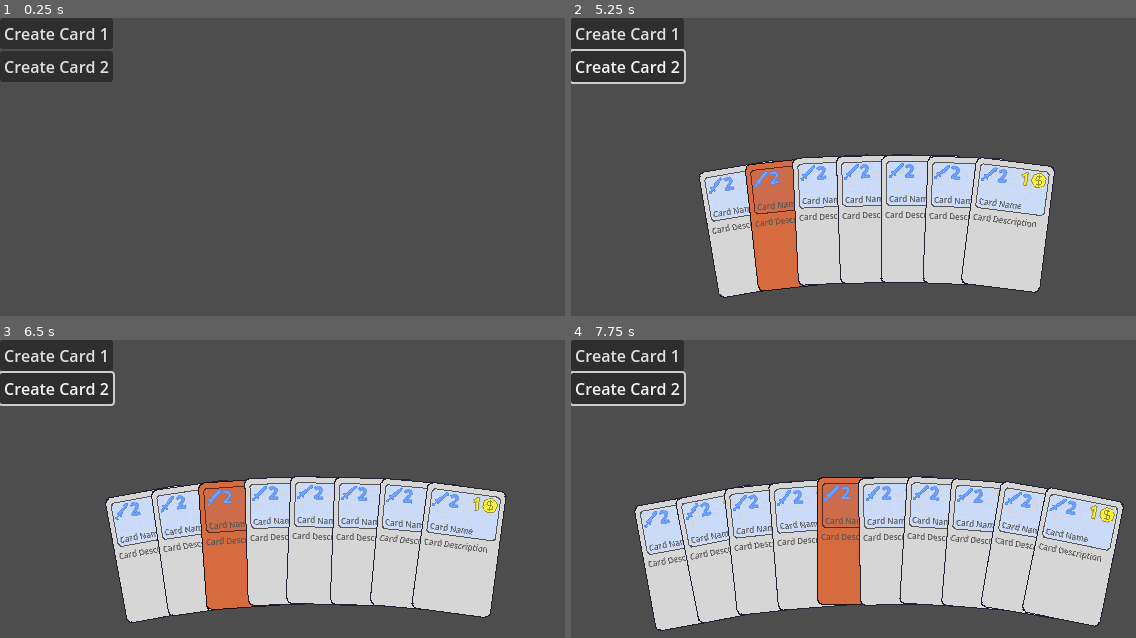
Above: before the commit, frames 1-4 (two rows, left to right).
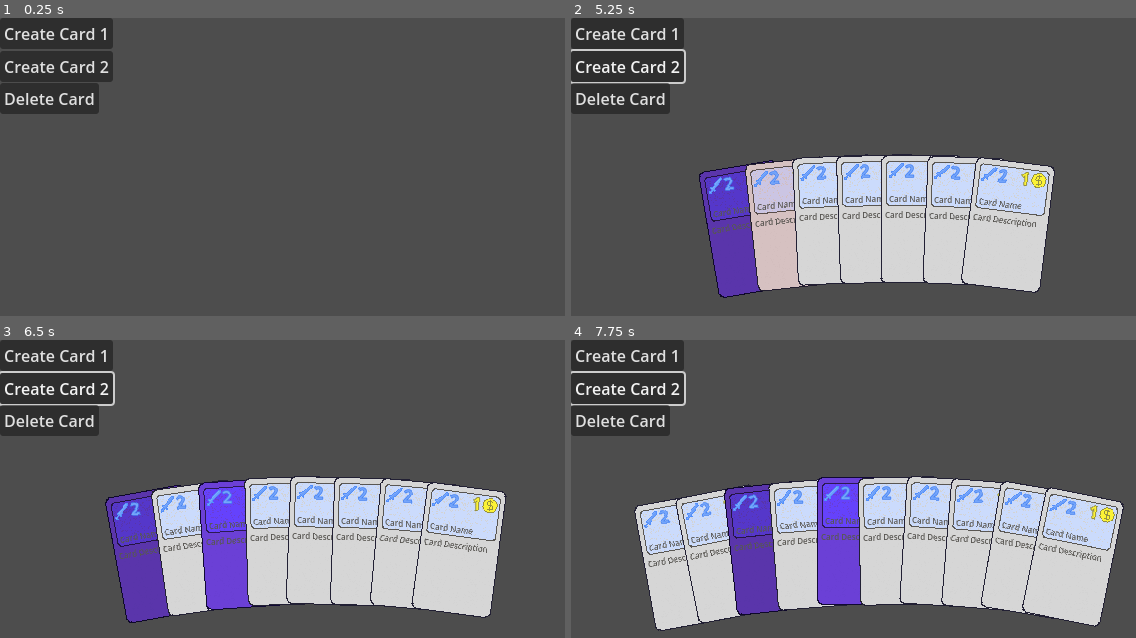
Above: after the commit, the same moments.

Repository: zcbntr/bucinum
Game: Godot game, scene res://scenes/deck_and_hand.tscn
Two runs of this game, one before a commit and one after it. Both use one fixed random seed, a clock stepped at 60 frames per second and the inputs below.
Inputs (mouse positions are in pixels of both pictures, inside the frame that each line leads up to):
- Up to frame 1 (0.25 s): no input
- Up to frame 2 (5.25 s): click "Create Card 1" at 0.5 s; click "Create Card 2" at 1.25 s; click "Create Card 1" at 2 s; click "Create Card 2" at 2.75 s; click "Create Card 1" at 3.5 s; click "Create Card 2" at 4.25 s; tap Enter at 5 s; move the mouse to (768, 226) at 5.02 s; press the mouse at (768, 226) at 5.03 s
- Up to frame 3 (6.5 s): tap Space at 5.75 s; move the mouse to (220, 545) at 5.77 s; release the mouse at (220, 545) at 5.78 s; click (220, 545) at 5.85 s
- Up to frame 4 (7.75 s): tap Enter at 6.5 s; move the mouse to (813, 542) at 6.52 s; press the mouse at (813, 542) at 6.53 s; tap Space at 7.25 s; move the mouse to (836, 542) at 7.27 s; release the mouse at (836, 542) at 7.28 s; click (836, 542) at 7.35 s

The runs differ from the first frame. In frame 1, 1.8% of the frame differs, in the area x 0-18%, y 21-33%; in frame 2, 8.1%; in frame 3, 8.2%, in the area x 0-50%, y 21-95%; in frame 4, 7.9%.

Commit message:
Select and remove cards
- Click through card bug known

Diff:
--- a/scenes/deck_and_hand.tscn
+++ b/scenes/deck_and_hand.tscn
@@ -23,5 +23,12 @@
 offset_bottom = 64.0
 text = "Create Card 2"
 
+[node name="DeleteCardButton" type="Button" parent="."]
+offset_top = 65.0
+offset_right = 99.0
+offset_bottom = 96.0
+text = "Delete Card"
+
 [connection signal="pressed" from="CreateCard1Button" to="." method="_on_create_card_1_button_pressed"]
 [connection signal="pressed" from="CreateCard2Button" to="." method="_on_create_card_2_button_pressed"]
+[connection signal="pressed" from="DeleteCardButton" to="." method="_on_delete_card_button_pressed"]
--- a/scripts/card.gd
+++ b/scripts/card.gd
@@ -58,10 +58,17 @@
 	visible = true
 
 func highlight():
-	base_sprite.set_modulate(Color(1, 0.5, 0.3, 1))
+	base_sprite.set_modulate(Color(1, 0.9, 0.9, 1))
 
 func unhighlight():
 	base_sprite.set_modulate(Color(1,1,1,1))
+
+func select():
+	base_sprite.set_modulate(Color(0.42, 0.25, 0.8, 1))
+
+func highlight_select():
+	base_sprite.set_modulate(Color(0.5, 0.3, 1, 1))
+
 
 # Called every frame. 'delta' is the elapsed time since the previous frame.
 func _process(delta: float) -> void:
--- a/scripts/deck_and_hand.gd
+++ b/scripts/deck_and_hand.gd
@@ -24,3 +24,7 @@
 	var card = card_scene.instantiate()
 	card.set_values("Card 2", "Card 2 Description", 2, 3)
 	hand.add_card(card)
+
+
+func _on_delete_card_button_pressed() -> void:
+	hand.remove_selected_cards()
--- a/scripts/hand.gd
+++ b/scripts/hand.gd
@@ -13,6 +13,7 @@
 
 var hand: Array = []
 var cards_touched: Array = []
+var cards_selected: Array = []
 
 # Physically add card to hand, positionally sort cards
 func add_card(_card: Card):
@@ -25,10 +26,27 @@
 # Remove card by index from hand, positionally sort cards
 func remove_card(_index: int) -> Card:
 	var removing_card = hand[_index]
+
+	var touched_card_index = cards_touched.find(removing_card)
+	if (touched_card_index >= 0):
+		cards_touched.remove_at(touched_card_index)
+
+	var selected_card_index = cards_selected.find(removing_card)
+	if (selected_card_index >= 0):
+		cards_selected.remove_at(selected_card_index)
+
 	hand.remove_at(_index)
 	remove_child(removing_card)
 	reposition_cards()
 	return removing_card
+
+func remove_selected_cards() -> Array:
+	var removing_cards = cards_selected
+	for card in removing_cards:
+		var card_index = hand.find(card)
+		remove_card(card_index)
+
+	return removing_cards
 
 # Positionally sort cards
 func reposition_cards():
@@ -64,19 +82,42 @@
 func _ready() -> void:
 	pass # Replace with function body.
 
+func _input(event):
+	if event.is_action_pressed("mouse_click"):
+		if (!cards_touched.is_empty()):
+#			Get the rightmost touched card
+			var highest_touched_index: int = -1
+			for card in cards_touched:
+				highest_touched_index = max(highest_touched_index, cards_touched.find(card))
+			var card_clicked = cards_touched[highest_touched_index]
+
+#			Select the card. If its already selected unselect it
+			if (cards_selected.find(card_clicked) == -1):
+				cards_selected.push_back(cards_touched[highest_touched_index])
+			else:
+				cards_selected.remove_at(highest_touched_index)
 
 # Called every frame. 'delta' is the elapsed time since the previous frame.
 func _process(delta: float) -> void:
 	for card in hand:
 		card.unhighlight()
 
+#	Update visuals to show touched card
+	var highest_touched_index: int = -1
 	if (!cards_touched.is_empty()):
-		var highest_touched_index: int = -1
 		for touched_card in cards_touched:
 			highest_touched_index = max(highest_touched_index, hand.find(touched_card))
 		if highest_touched_index >= 0 &&	 highest_touched_index < hand.size():
 			hand[highest_touched_index].highlight()
 
+#	Update visuals to show selected cards
+	if (!cards_selected.is_empty()):
+		for selected_card in cards_selected:
+			if (highest_touched_index >= 0 && hand[highest_touched_index] == selected_card):
+				selected_card.highlight_select()
+			else:
+				selected_card.select()
+
 #	Tool logic
 	if (collision_shape.shape as CircleShape2D).radius != hand_radius:
 		(collision_shape.shape as CircleShape2D).set_radius(hand_radius)
